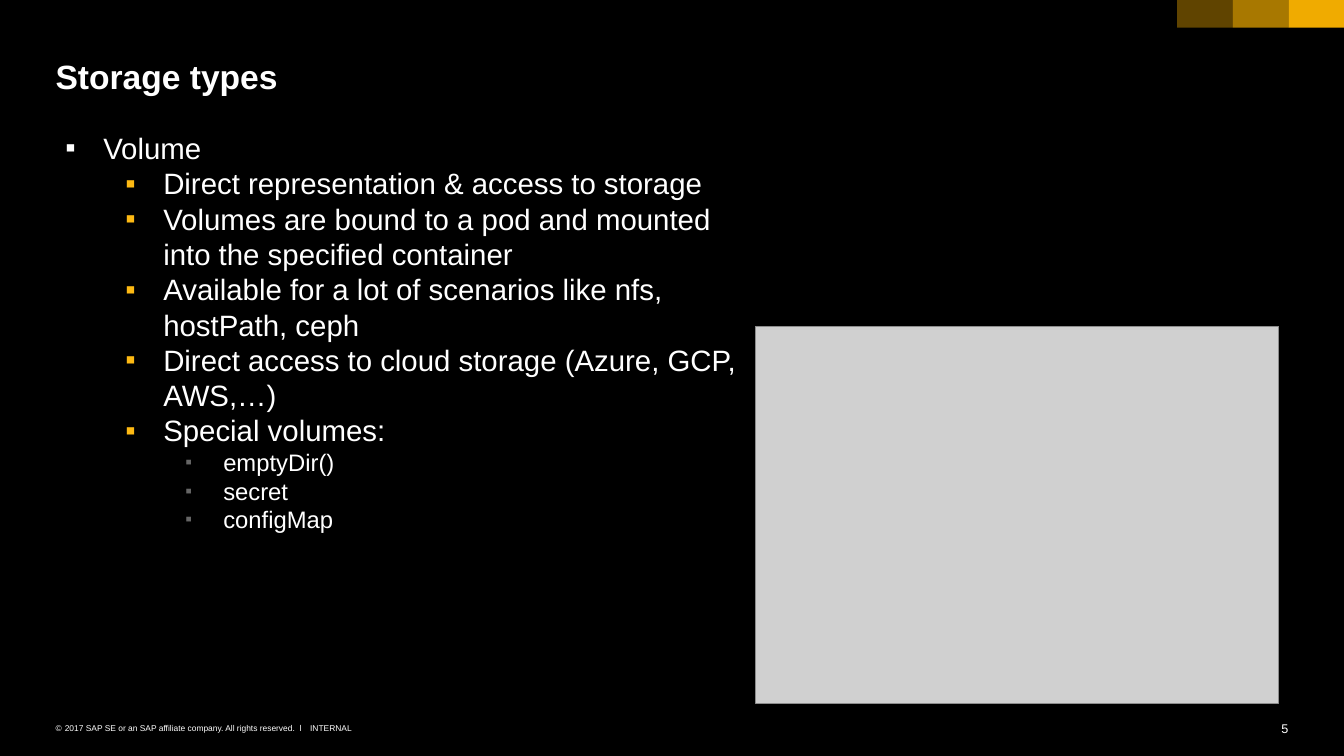
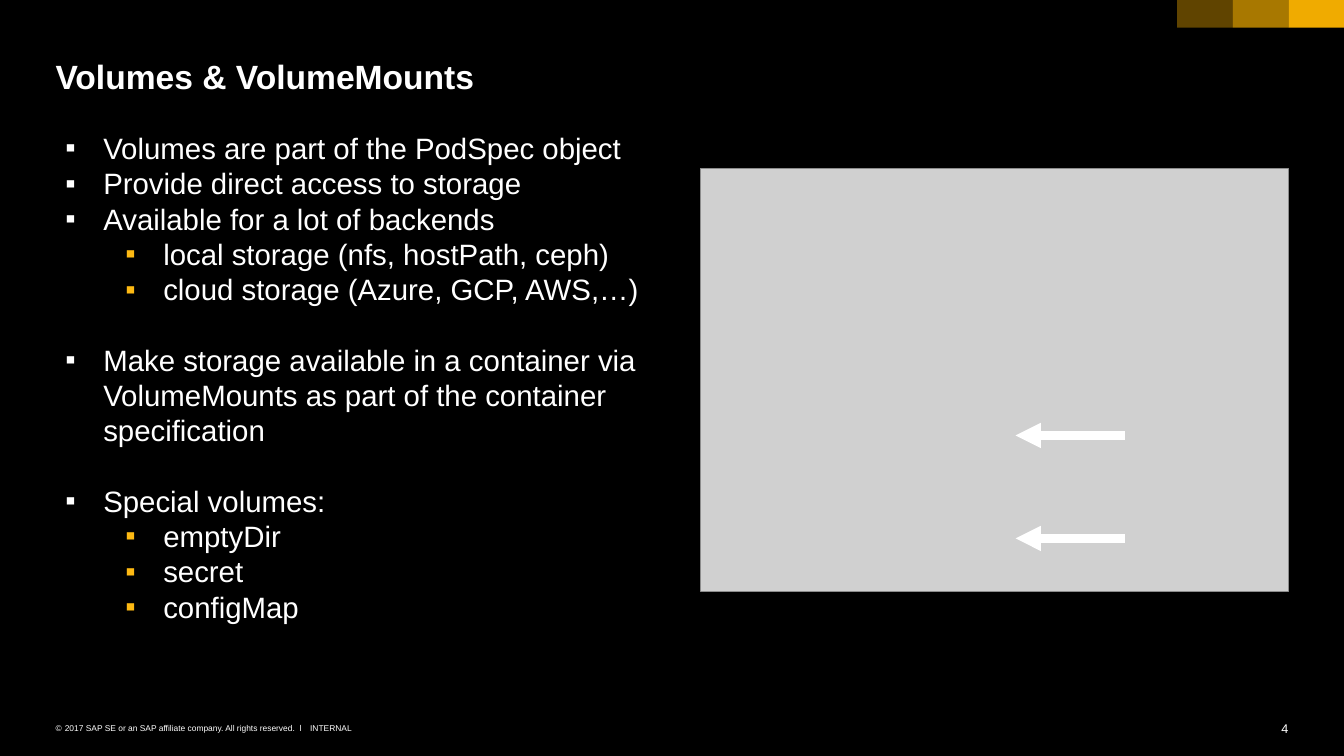
Before and after one commit to cuijiyao01/docker-k8s-training, a slide deck: slide 4 of kubernetes/05_persistence.pptx (slide 5 before the commit). Drawn at 1344x756 pixels with LibreOffice and Linux fonts; fonts in the diff are those of the drawing; grey boxes stand for pictures. Boxes give left, top, right and bottom in pixels: in the first picture for what was removed or moved away, otherwise in the second. Text is boxed around its words. In the diff, an @@ line names an element or a change of style, - is before the commit and + after.

```diff
--- a/kubernetes/05_persistence.pptx
+++ b/kubernetes/05_persistence.pptx
@@ title at bbox=[56, 64, 474, 90]: text changed @@
-Storage types
+Volumes & VolumeMounts
@@ text at bbox=[103, 137, 638, 447]: text changed @@
-▪ Volume
-  ▪ Direct representation & access to storage
-  ▪ Volumes are bound to a pod and mounted into the specified container
-  ▪ Available for a lot of scenarios like nfs, hostPath, ceph
-  ▪ Direct access to cloud storage (Azure, GCP, AWS,…)
+▪ Volumes are part of the PodSpec object
+▪ Provide direct access to storage
+▪ Available for a lot of backends
+  ▪ local storage (nfs, hostPath, ceph)
+  ▪ cloud storage (Azure, GCP, AWS,…)
+▪ Make storage available in a container via VolumeMounts as part of the container specification
@@ picture: place and size @@
-picture at bbox=[755, 326, 1279, 703]
+picture at bbox=[700, 168, 1288, 591]
@@ arrow added from (1125, 435) to (1016, 435), #FFFFFF 6 pt @@
@@ text at bbox=[103, 490, 326, 624]: size 17 to 21 pt in "secret", "configMap"; list level 2 to 1 in "Special volumes:"; list level 3 to 2 in "secret"; bullet colour #666666 to #FDB913; list level 3 to 2 in "configMap" @@
@@ text at bbox=[163, 525, 281, 553]: text changed; size 17 to 21 pt @@
-    ▪ emptyDir()
+  ▪ emptyDir
@@ arrow added from (1125, 538) to (1016, 538), #FFFFFF 6 pt @@
@@ page number at bbox=[1281, 724, 1288, 733]: text changed @@
-5
+4
```
Also in this commit, not shown: 3 other slides changed, 3 slides added, 1 slide removed, 1 other file.
